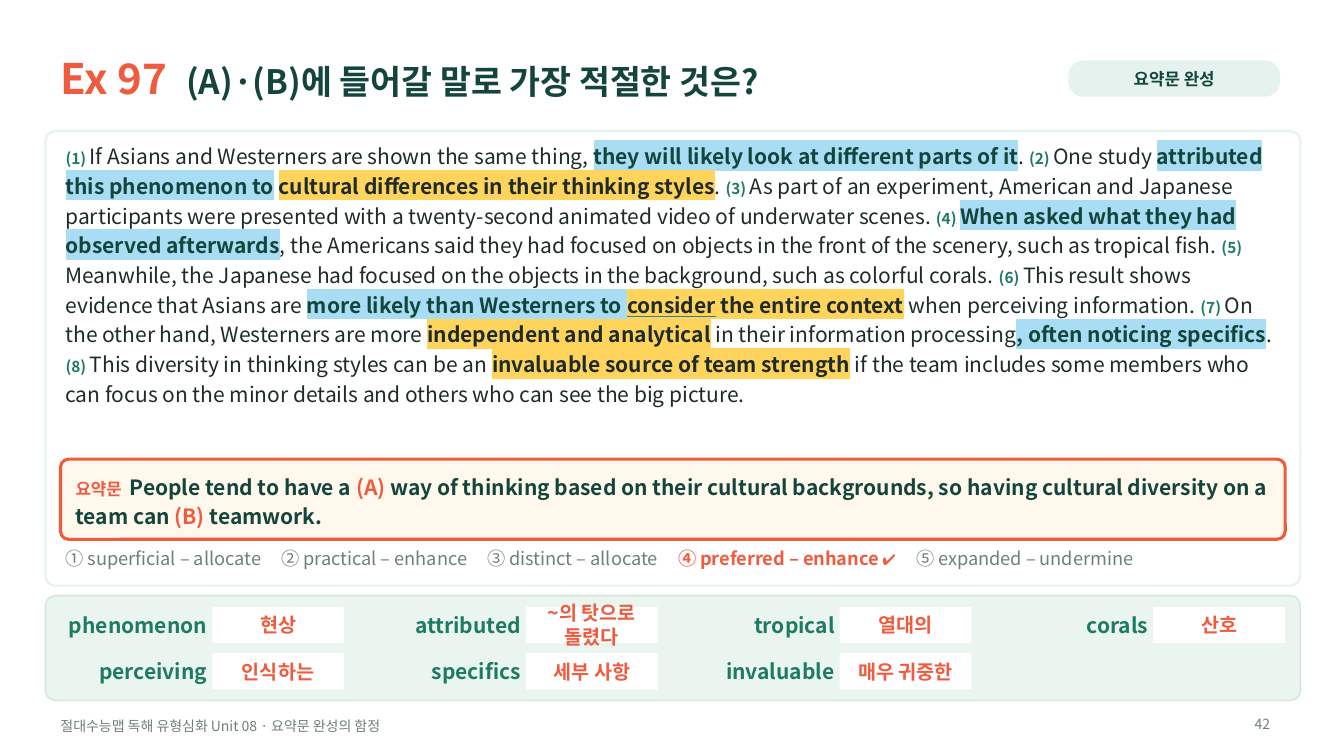
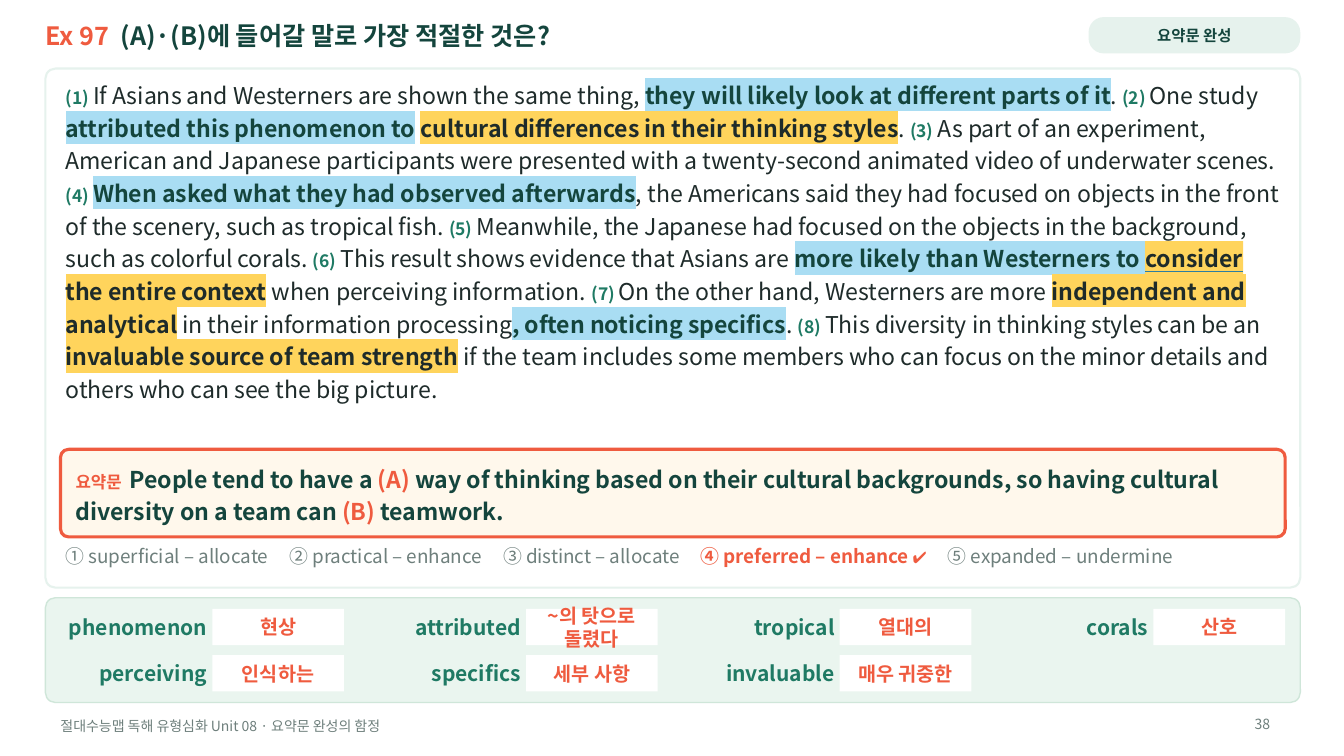
Before and after one commit to HUFSDavid/HUFSDavid, a slide deck: slide 38 of 절대수능맵_독해유형심화_Unit08_수업PPT.pptx (slide 42 before the commit). Drawn at 1344x756 pixels with LibreOffice and Linux fonts; fonts in the diff are those of the drawing. Boxes give left, top, right and bottom in pixels: in the first picture for what was removed or moved away, otherwise in the second. Text is boxed around its words. In the diff, an @@ line names an element or a change of style, - is before the commit and + after.

```diff
--- a/절대수능맵_독해유형심화_Unit08_수업PPT.pptx
+++ b/절대수능맵_독해유형심화_Unit08_수업PPT.pptx
@@ text "Ex 97 (A)·(B)에 들어갈 말로 ...": place and size @@
-text "Ex 97 (A)·(B)에 들어갈 말로 ..." at box(60, 63, 758, 101)
+text "Ex 97 (A)·(B)에 들어갈 말로 ..." at box(45, 24, 550, 50)
@@ text "Ex 97 (A)·(B)에 들어갈 말로 ..." at box(45, 24, 550, 50): size 30 to 18 pt in "Ex 97"; size 24 to 18 pt in "(A)·(B)에 들어갈 말로 가장 적절한 것은?" @@
@@ rounded rectangle "요약문 완성": place and size @@
-rounded rectangle "요약문 완성" at box(1069, 60, 1280, 97)
+rounded rectangle "요약문 완성" at box(1089, 17, 1301, 53)
@@ rounded rectangle "요약문 완성" at box(1089, 17, 1301, 53): size 12 to 11 pt @@
@@ rounded rectangle at box(45, 69, 1301, 588): proportions changed @@
@@ rounded rectangle: place and size @@
-rounded rectangle at box(45, 131, 1301, 586)
+rounded rectangle at box(45, 69, 1301, 588)
@@ text "(1) If Asians and Westerners ...": place and size @@
-text "(1) If Asians and Westerners ..." at box(66, 143, 1272, 407)
+text "(1) If Asians and Westerners ..." at box(66, 81, 1279, 404)
@@ text "(1) If Asians and Westerners ..." at box(66, 81, 1279, 404): size 11 to 12.5 pt in "(1) (2) (3) (4) (5) (6) (7) ..."; size 15 to 16.5 pt @@
@@ rounded rectangle: place and size @@
-rounded rectangle at box(60, 460, 1286, 540)
+rounded rectangle at box(60, 450, 1286, 537)
@@ rounded rectangle at box(60, 450, 1286, 537): proportions changed @@
@@ text "요약문 People tend to have ...": place and size @@
-text "요약문 People tend to have ..." at box(76, 477, 1267, 528)
+text "요약문 People tend to have ..." at box(76, 469, 1219, 525)
@@ text "요약문 People tend to have ..." at box(76, 469, 1219, 525): size 15 to 16.5 pt @@
@@ text "① superficial – allocate ② ..." at box(66, 547, 1173, 568): size 13 to 13.5 pt; size 11 to 11.5 pt in "✔" @@
@@ page number at box(1255, 718, 1271, 729): text changed @@
-42
+38
```
Also in this commit, not shown: 23 other slides changed, 1 slide added, 5 slides removed, 5 other files.
